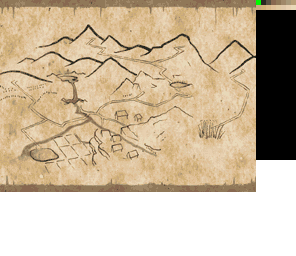
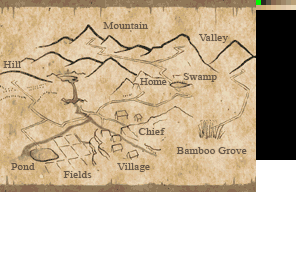
Layer changes from the first 296 × 256 image to the second:
added group "Group 1" (89%) with 11 layers above "Layer 4" over [3, 22, 247, 178]
added layer "Bamboo Grove" in group "Group 1" over [176, 147, 247, 154]
added layer "Valley" in group "Group 1" over [199, 34, 228, 43]
added layer "Swamp" in group "Group 1" over [183, 73, 217, 82]
added layer "Home" in group "Group 1" over [140, 78, 167, 85]
added layer "Chief" in group "Group 1" over [138, 128, 166, 135]
added layer "Mountain" in group "Group 1" over [103, 22, 148, 29]
added layer "Village" in group "Group 1" over [117, 163, 150, 172]
added layer "Fields" in group "Group 1" over [63, 171, 92, 178]
added layer "Pond" in group "Group 1" over [11, 163, 35, 170]
added layer "Hill" in group "Group 1" over [3, 61, 21, 68]
added layer "Layer 4" above "Layer 0 copy 3" over [152, 76, 164, 82]
painted on "Layer 0 copy 3" over [150, 83, 162, 139]
